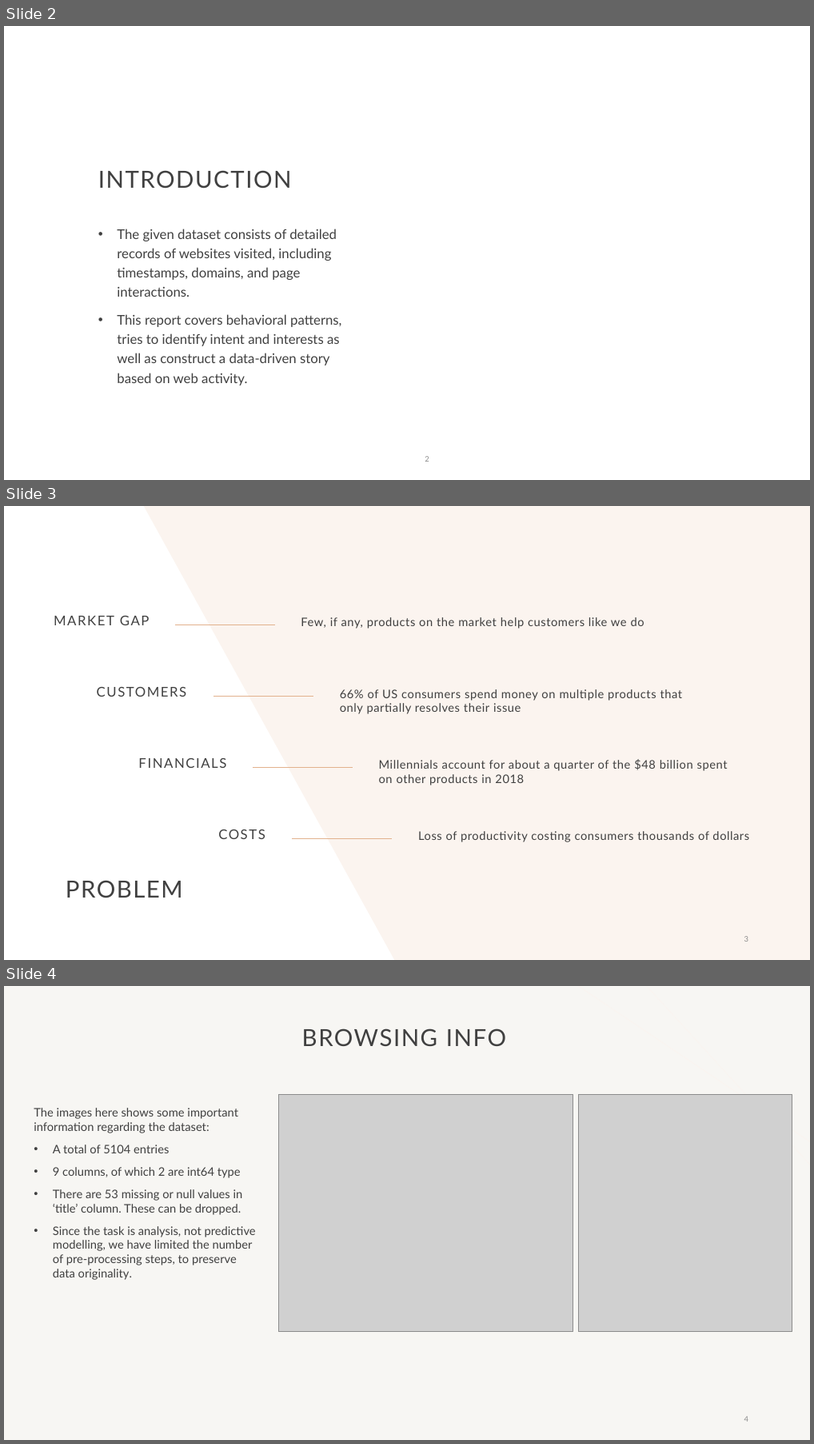
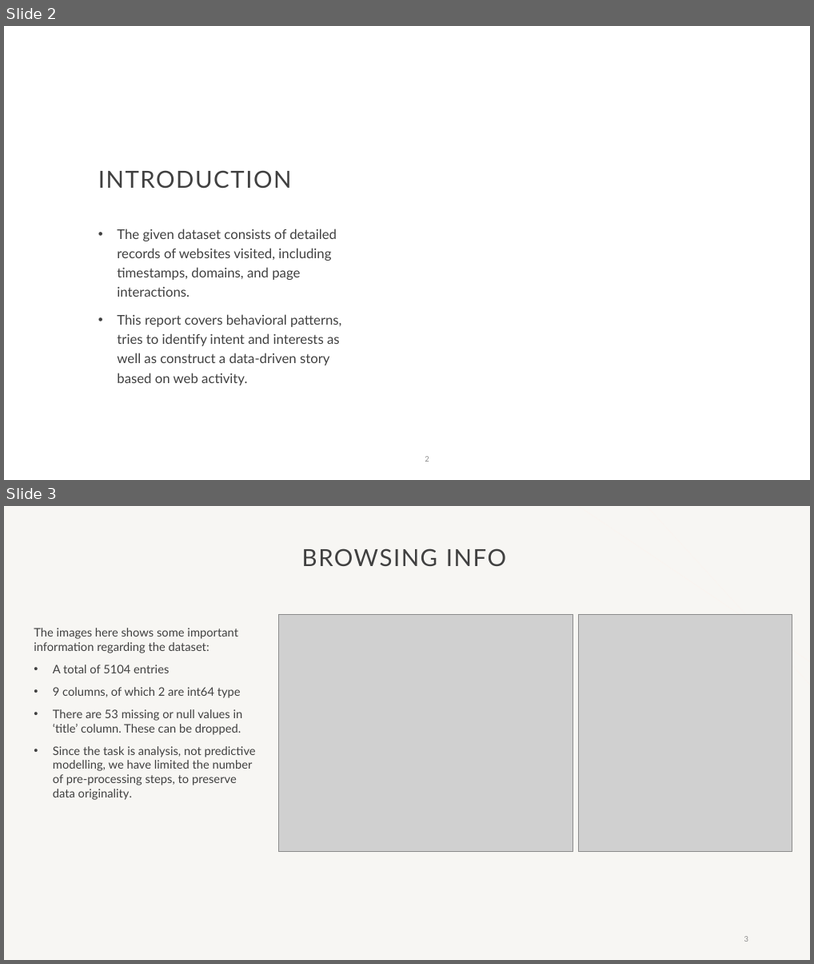
Before and after one commit to NikhilKumarBharti/Browsing-History-Analysis, a slide deck: ANALYSIS REPORT.pptx. Shown one above the other, each under a label of ours: slides 2, 3 and 4 before the commit, slides 2 and 3 after it. The pictures are 814x1444 and 814x964 pixels, drawn with LibreOffice and Linux fonts; fonts in the diff are those of the drawing; grey boxes stand for pictures; background and template pictures are left out. Boxes give left, top, right and bottom in pixels: in the first picture for what was removed or moved away, otherwise in the second. Text is boxed around its words. In the diff, an @@ line names an element or a change of style, - is before the commit and + after.

```diff
--- a/ANALYSIS REPORT.pptx
+++ b/ANALYSIS REPORT.pptx
@@ slide 3 removed at <box>4,506,810,960</box>, background #FFFFFF @@
@@ freeform shape removed at <box>144,506,810,960</box> @@
@@ text removed at <box>54,616,150,625</box> @@
-MARKET GAP
@@ line removed from (175, 624) to (275, 624) @@
@@ text removed at <box>301,617,645,628</box> @@
-Few, if any, products on the market help customers like we do
@@ text removed at <box>97,687,187,696</box> @@
-CUSTOMERS
@@ line removed from (214, 696) to (314, 696) @@
@@ text removed at <box>340,689,683,714</box> @@
-66% of US consumers spend money on multiple products that only partially resolves their issue
@@ text removed at <box>138,758,226,768</box> @@
-FINANCIALS
@@ line removed from (253, 768) to (353, 768) @@
@@ text removed at <box>379,759,728,785</box> @@
-Millennials account for about a quarter of the $48 billion spent on other products in 2018
@@ text removed at <box>218,829,266,839</box> @@
-COSTS
@@ line removed from (292, 838) to (392, 838) @@
@@ text removed at <box>418,831,750,842</box> @@
-Loss of productivity costing consumers thousands of dollars
@@ title removed at <box>66,880,183,897</box> @@
-PROBLEM
@@ page number removed at <box>745,936,749,941</box> @@
-3
@@ what was slide 4 is now slide 3 @@
@@ page number at <box>745,936,749,941</box>: text changed @@
-4
+3
```
Also in this commit, not shown: 5 slides changed, 1 other file.
